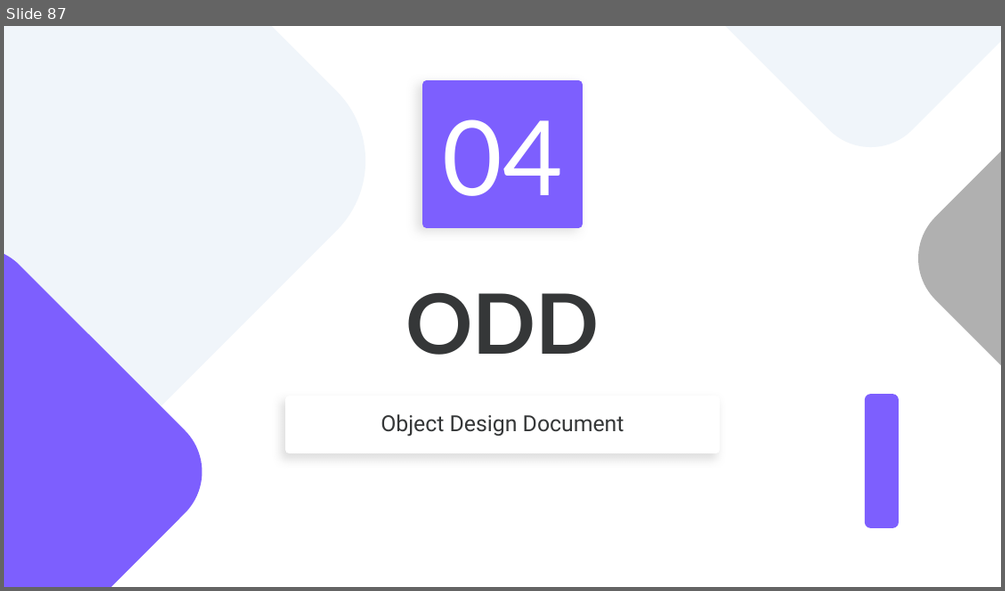
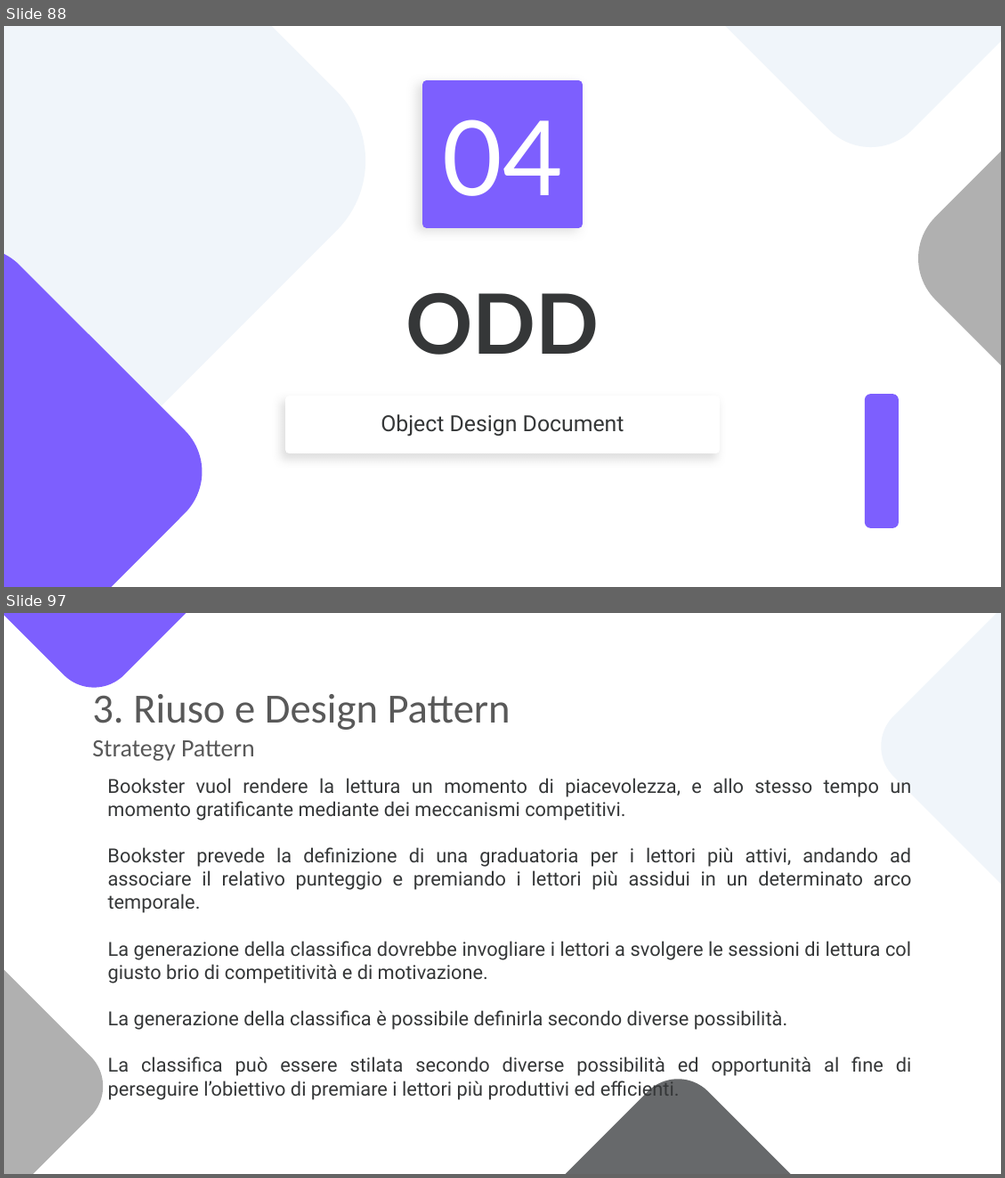
Before and after one commit to notjuary/Bookster_Classe03, a slide deck: DOC/Presentazione.pptx. Shown one above the other, each under a label of ours: slide 87 before the commit, slides 88 and 97 after it; the slides between them are not shown. The pictures are 1005x591 and 1005x1178 pixels, drawn with LibreOffice and Linux fonts; fonts in the diff are those of the drawing. Boxes give left, top, right and bottom in pixels: in the first picture for what was removed or moved away, otherwise in the second. Text is boxed around its words. In the diff, an @@ line names an element or a change of style, - is before the commit and + after.

```diff
--- a/DOC/Presentazione.pptx
+++ b/DOC/Presentazione.pptx
@@ slide 97 added at (x1=4, y1=613, x2=1001, y2=1174), background #FFFFFF @@
@@ group added at (x1=4, y1=613, x2=1001, y2=1174): 4 rounded rectangles @@
@@ title added at (x1=92, y1=694, x2=510, y2=761), 30 pt, text #595959 @@
+3. Riuso e Design Pattern
+Strategy Pattern
@@ subtitle added at (x1=107, y1=778, x2=912, y2=1101), 14 pt, text #353738 @@
+Bookster vuol rendere la lettura un momento di piacevolezza, e allo stesso tempo un momento gratificante mediante dei meccanismi competitivi.
+Bookster prevede la definizione di una graduatoria per i lettori più attivi, andando ad associare il relativo punteggio e premiando i lettori più assidui in un determinato arco temporale.
+La generazione della classifica dovrebbe invogliare i lettori a svolgere le sessioni di lettura col giusto brio di competitività e di motivazione.
+La generazione della classifica è possibile definirla secondo diverse possibilità.
+La classifica può essere stilata secondo diverse possibilità ed opportunità al fine di perseguire l’obiettivo di premiare i lettori più produttivi ed efficienti.
@@ what was slide 87 is now slide 88 @@
```
Also in this commit, not shown: 1 slide changed, 28 other slides added.
